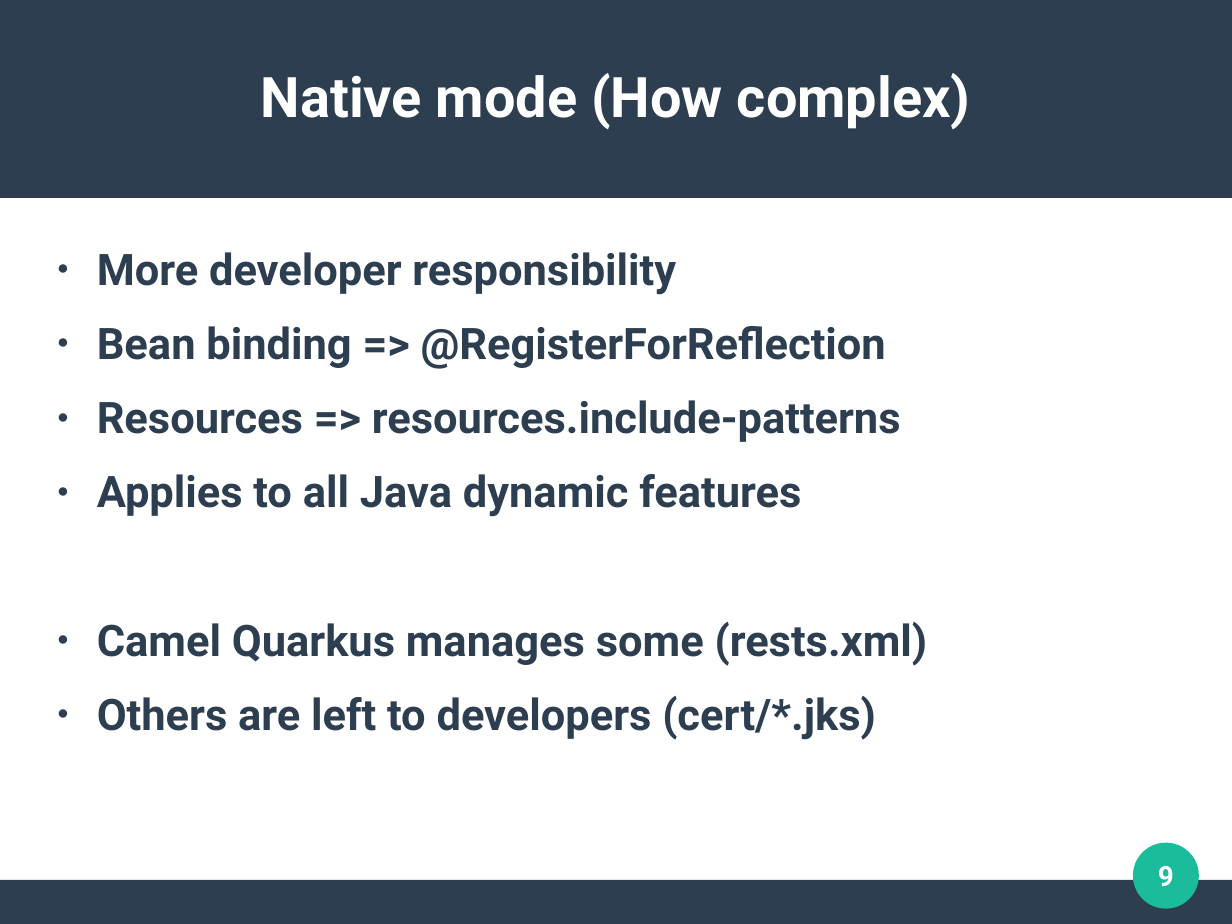
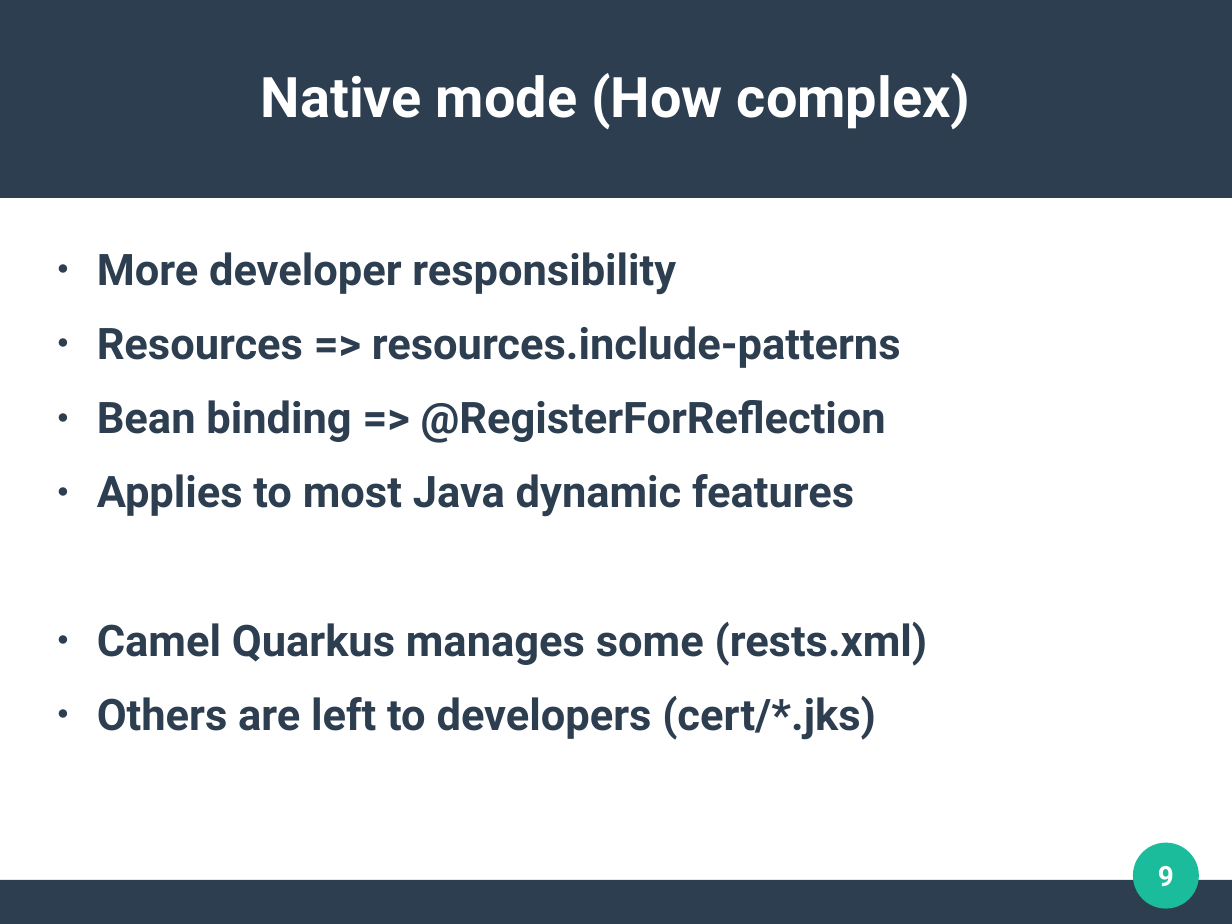
Before and after one commit to aldettinger/integration-in-the-cloud-era-with-camel-quarkus, a slide deck: slide 9 of Getting Further With Camel Quarkus.odp. Drawn at 1232x924 pixels with LibreOffice and Linux fonts; fonts in the diff are those of the drawing. Boxes give left, top, right and bottom in pixels: in the first picture for what was removed or moved away, otherwise in the second. Text is boxed around its words. In the diff, an @@ line names an element or a change of style, - is before the commit and + after.

```diff
--- a/Getting Further With Camel Quarkus.odp
+++ b/Getting Further With Camel Quarkus.odp
@@ text at (x1=97, y1=326, x2=901, y2=368): paragraph added @@
+● Resources => resources.include-patterns
@@ text at (x1=97, y1=474, x2=854, y2=517): text changed @@
-● Resources => resources.include-patterns
-● Applies to all Java dynamic features
+● Applies to most Java dynamic features
```
Also in this commit, not shown: 2 other slides changed, 1 other file.
